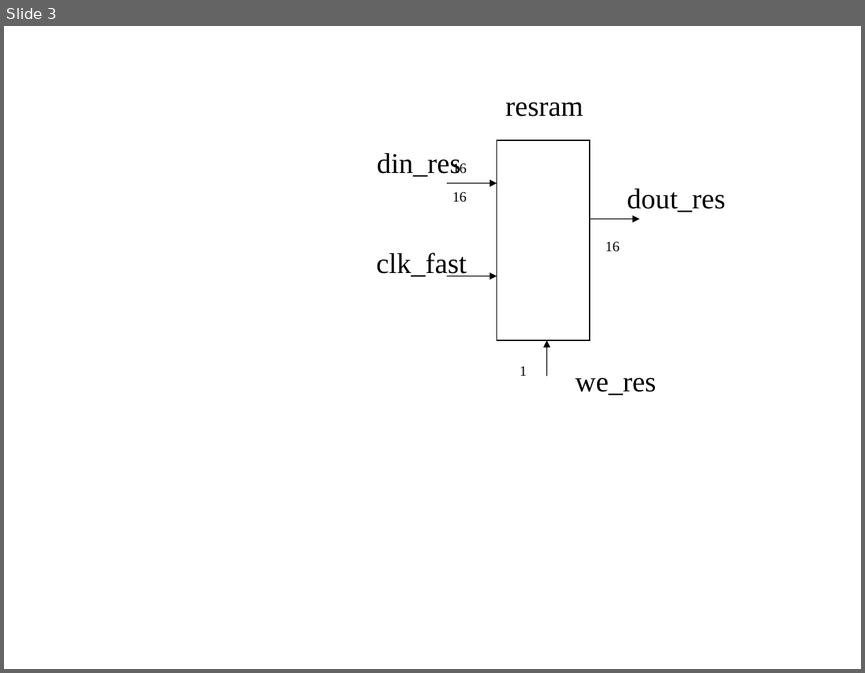
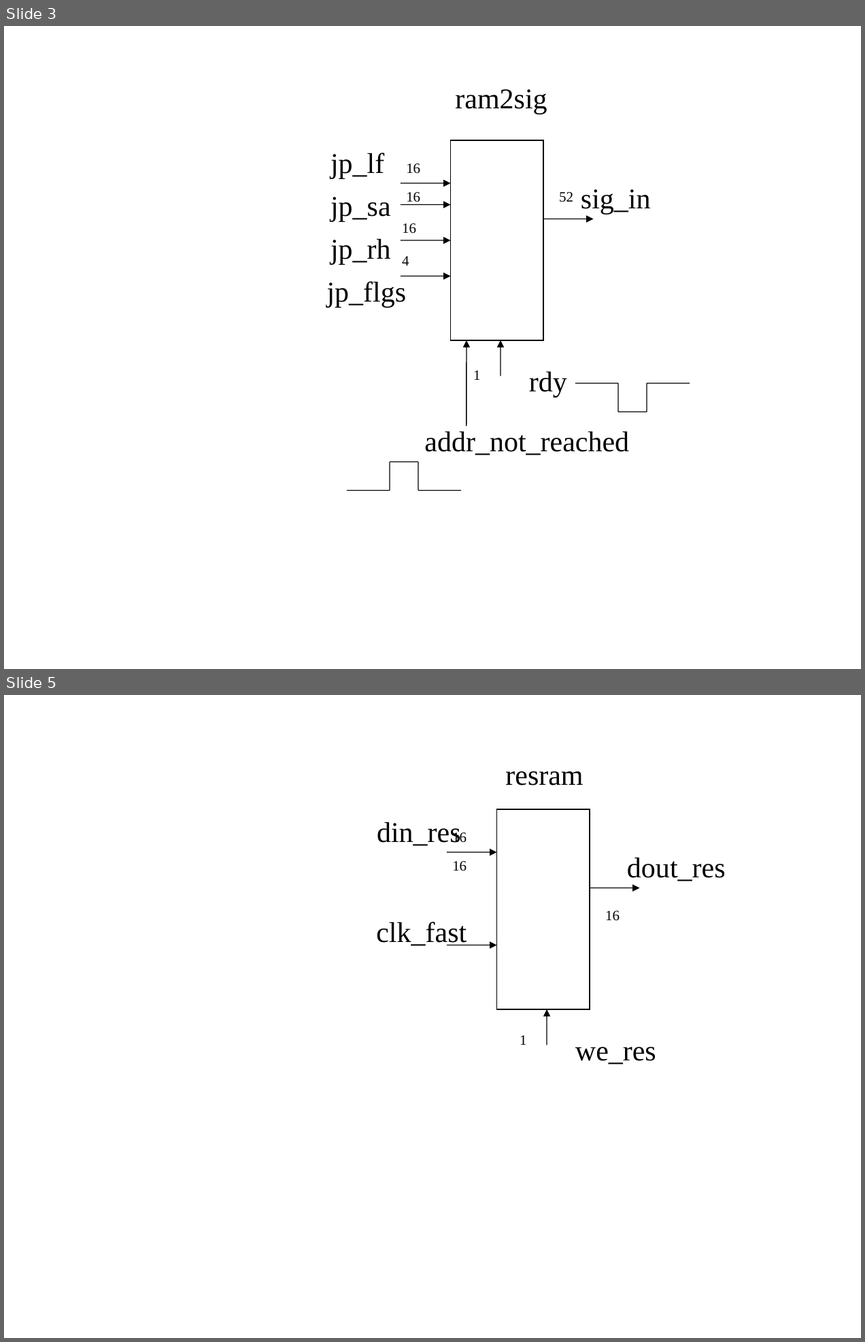
Before and after one commit to develone/jpeg-2000-test, a slide deck: jpeg2k/delay_mux.ppt. Shown one above the other, each under a label of ours: slide 3 before the commit, slides 3 and 5 after it; the slides between them are not shown. The pictures are 865x673 and 865x1342 pixels, drawn with LibreOffice and Linux fonts; fonts in the diff are those of the drawing. Boxes give left, top, right and bottom in pixels: in the first picture for what was removed or moved away, otherwise in the second. Text is boxed around its words. In the diff, an @@ line names an element or a change of style, - is before the commit and + after.

```diff
--- a/jpeg2k/delay_mux.ppt
+++ b/jpeg2k/delay_mux.ppt
@@ slide 3 added at box(4, 26, 861, 669), background #FFFFFF @@
@@ text added at box(455, 89, 547, 114), 24 pt, text #000000 @@
+ram2sig
@@ rectangle added at box(450, 140, 543, 339), outline #000000 0.74 pt @@
@@ text added at box(330, 152, 384, 179), 24 pt, text #000000 @@
+jp_lf
@@ text added at box(406, 163, 420, 174), 12 pt, text #000000 @@
+16
@@ arrow added from (400, 183) to (450, 183), #000000 0.74 pt @@
@@ text added at box(330, 197, 391, 222), 24 pt, text #000000 @@
+jp_sa
@@ arrow added from (400, 204) to (450, 204), #000000 0.74 pt @@
@@ text added at box(406, 192, 420, 205), 12 pt, text #000000 @@
+16
@@ text added at box(559, 192, 573, 202), 12 pt, text #000000 @@
+52
@@ text added at box(581, 189, 651, 214), 24 pt, text #000000 @@
+sig_in
@@ text added at box(402, 223, 416, 233), 12 pt, text #000000 @@
+16
@@ arrow added from (543, 219) to (594, 219), #000000 0.74 pt @@
@@ text added at box(330, 239, 391, 265), 24 pt, text #000000 @@
+jp_rh
@@ arrow added from (400, 240) to (450, 240), #000000 0.74 pt @@
@@ text added at box(402, 256, 409, 265), 12 pt, text #000000 @@
+4
@@ text added at box(327, 281, 407, 308), 24 pt, text #000000 @@
+jp_flgs
@@ arrow added from (400, 276) to (450, 276), #000000 0.74 pt @@
@@ arrow added from (466, 426) to (466, 340), #000000 0.74 pt @@
@@ arrow added from (500, 376) to (500, 340), #000000 0.74 pt @@
@@ text added at box(473, 370, 480, 380), 12 pt, text #000000 @@
+1
@@ text added at box(529, 371, 567, 397), 24 pt, text #000000 @@
+rdy
@@ line added from (575, 383) to (618, 383), #000000 0.74 pt @@
@@ line added from (618, 383) to (618, 412), #000000 0.74 pt @@
@@ line added from (647, 383) to (689, 383), #000000 0.74 pt @@
@@ line added from (647, 383) to (647, 412), #000000 0.74 pt @@
@@ line added from (618, 412) to (647, 412), #000000 0.74 pt @@
@@ text added at box(424, 431, 629, 455), 24 pt, text #000000 @@
+addr_not_reached
@@ line added from (390, 461) to (390, 490), #000000 0.74 pt @@
@@ line added from (390, 461) to (418, 461), #000000 0.74 pt @@
@@ line added from (418, 461) to (418, 490), #000000 0.74 pt @@
@@ line added from (347, 490) to (390, 490), #000000 0.74 pt @@
@@ line added from (418, 490) to (461, 490), #000000 0.74 pt @@
@@ what was slide 3 is now slide 5 @@
```
Also in this commit, not shown: 2 slides changed, 1 other slide added, 3 other files.
